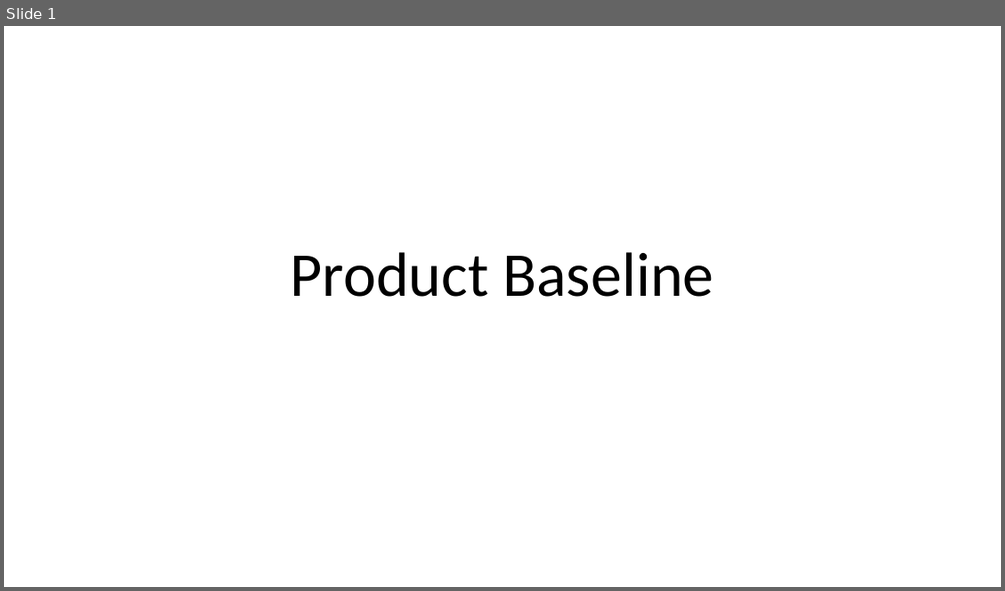
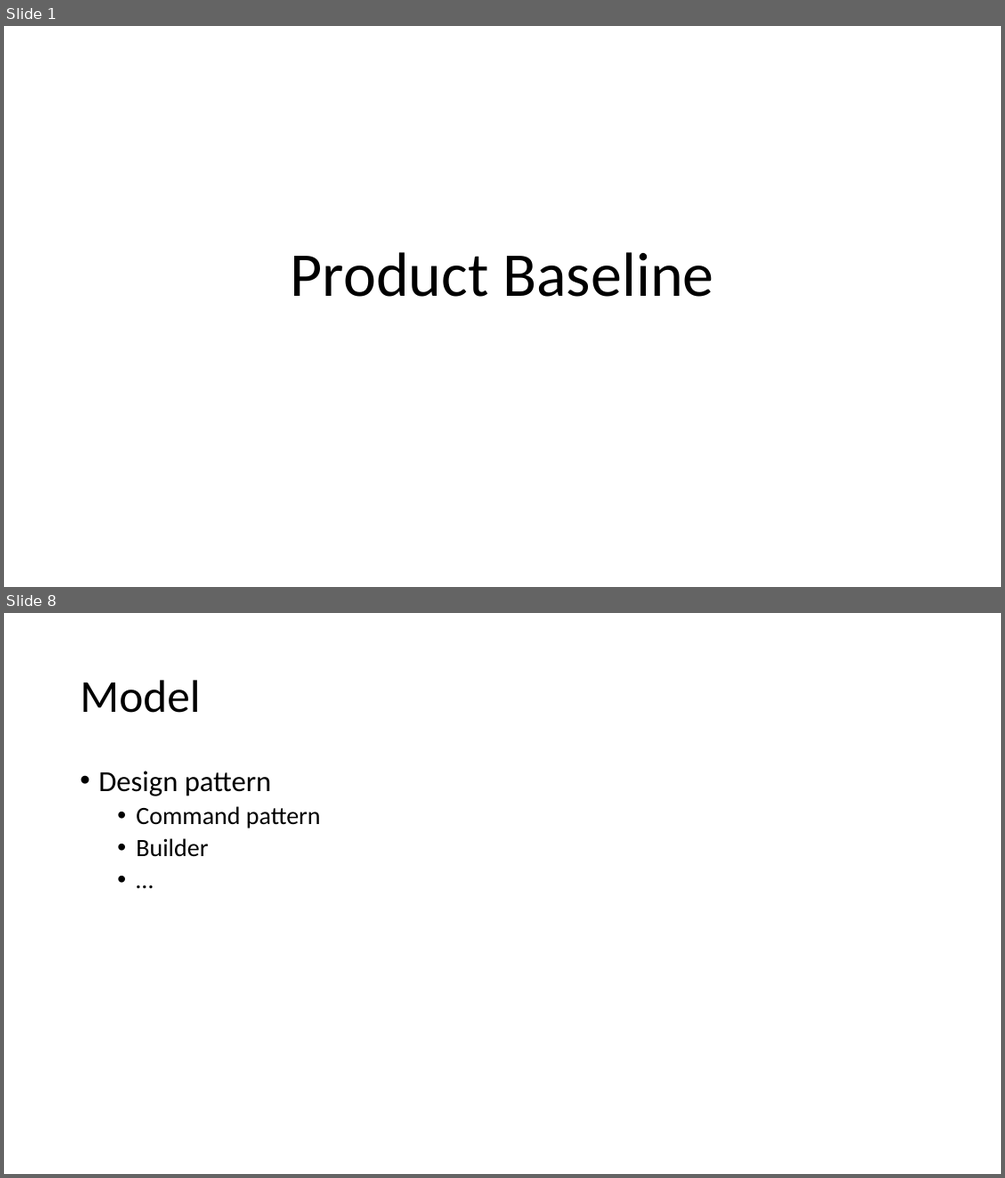
Before and after one commit to Italiaracerx/progettoSWE, a slide deck: Presentazioni/Presentazioni PB/Presentazione PB.pptx. Shown one above the other, each under a label of ours: slide 1 before the commit, slides 1 and 8 after it; the slides between them are not shown. The pictures are 1005x591 and 1005x1178 pixels, drawn with LibreOffice and Linux fonts; fonts in the diff are those of the drawing. Boxes give left, top, right and bottom in pixels: in the first picture for what was removed or moved away, otherwise in the second. Text is boxed around its words. In the diff, an @@ line names an element or a change of style, - is before the commit and + after.

```diff
--- a/Presentazioni/Presentazioni PB/Presentazione PB.pptx
+++ b/Presentazioni/Presentazioni PB/Presentazione PB.pptx
@@ slide 8 added at box(4, 613, 1001, 1174), background #FFFFFF @@
@@ title added at box(80, 680, 200, 713), 44 pt, text #000000 @@
+Model
@@ text added at box(98, 771, 321, 857), 24 pt, text #000000 @@
+• Design pattern
+  • Command pattern
+  • Builder
+  • …
```
Also in this commit, not shown: 1 slide changed, 11 other slides added, 2 slides removed, 17 other files.
